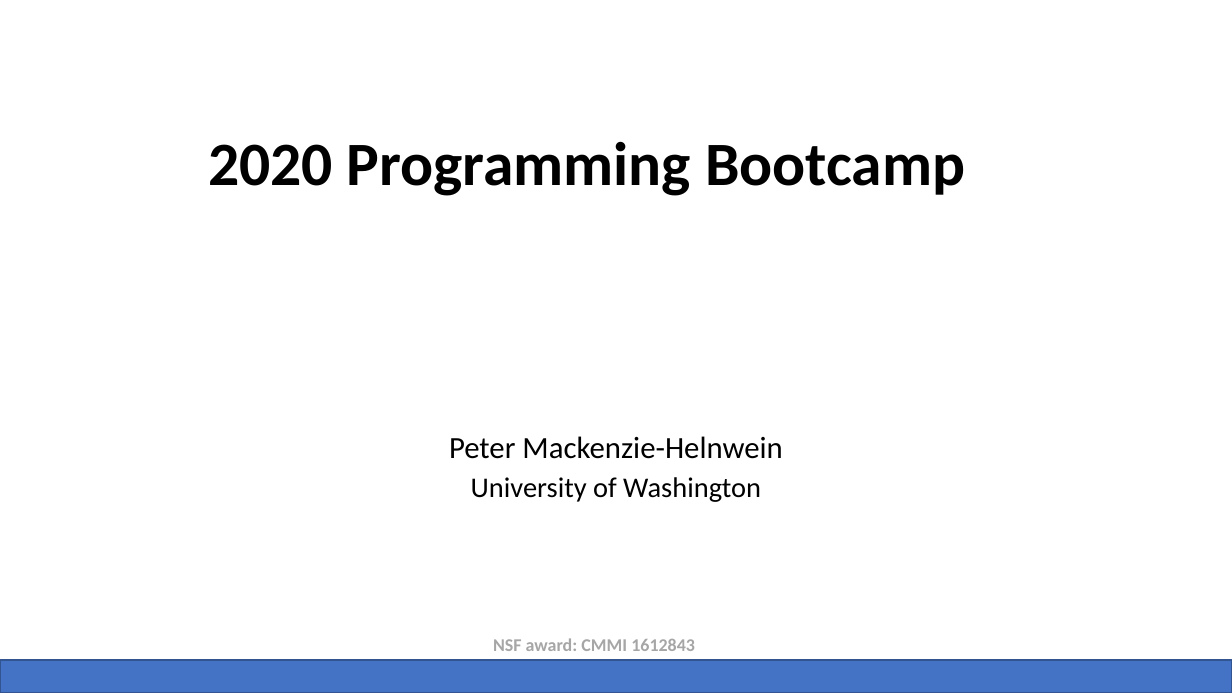
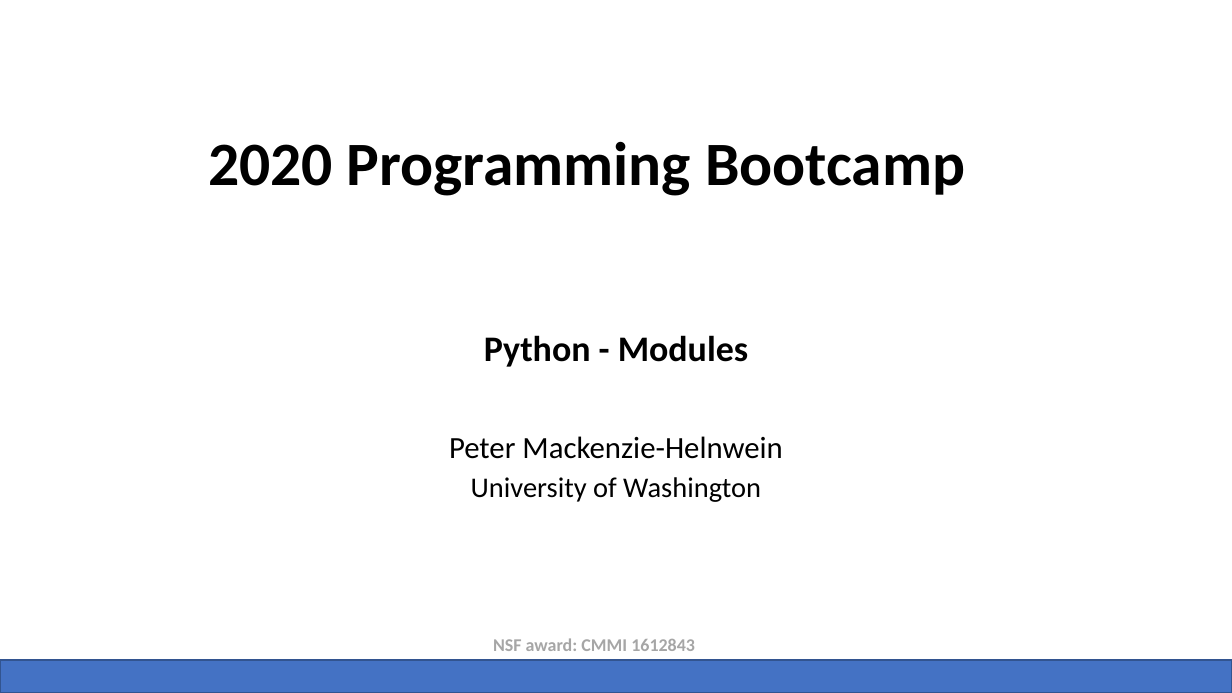
Before and after one commit to thonstad/SimCenterBootcamp2020, a slide deck: slide 22 of presentations/SimCenter Bootcamp Python.pptx (slide 21 before the commit). Drawn at 1232x693 pixels with LibreOffice and Linux fonts; fonts in the diff are those of the drawing; background and template pictures are left out. Boxes give left, top, right and bottom in pixels: in the first picture for what was removed or moved away, otherwise in the second. Text is boxed around its words. In the diff, an @@ line names an element or a change of style, - is before the commit and + after.

```diff
--- a/presentations/SimCenter Bootcamp Python.pptx
+++ b/presentations/SimCenter Bootcamp Python.pptx
@@ subtitle added at bbox=[484, 335, 748, 367], 28 pt, text #000000, bold @@
+Python - Modules
```
Also in this commit, not shown: 3 other slides changed, 5 slides added, 48 other files.
